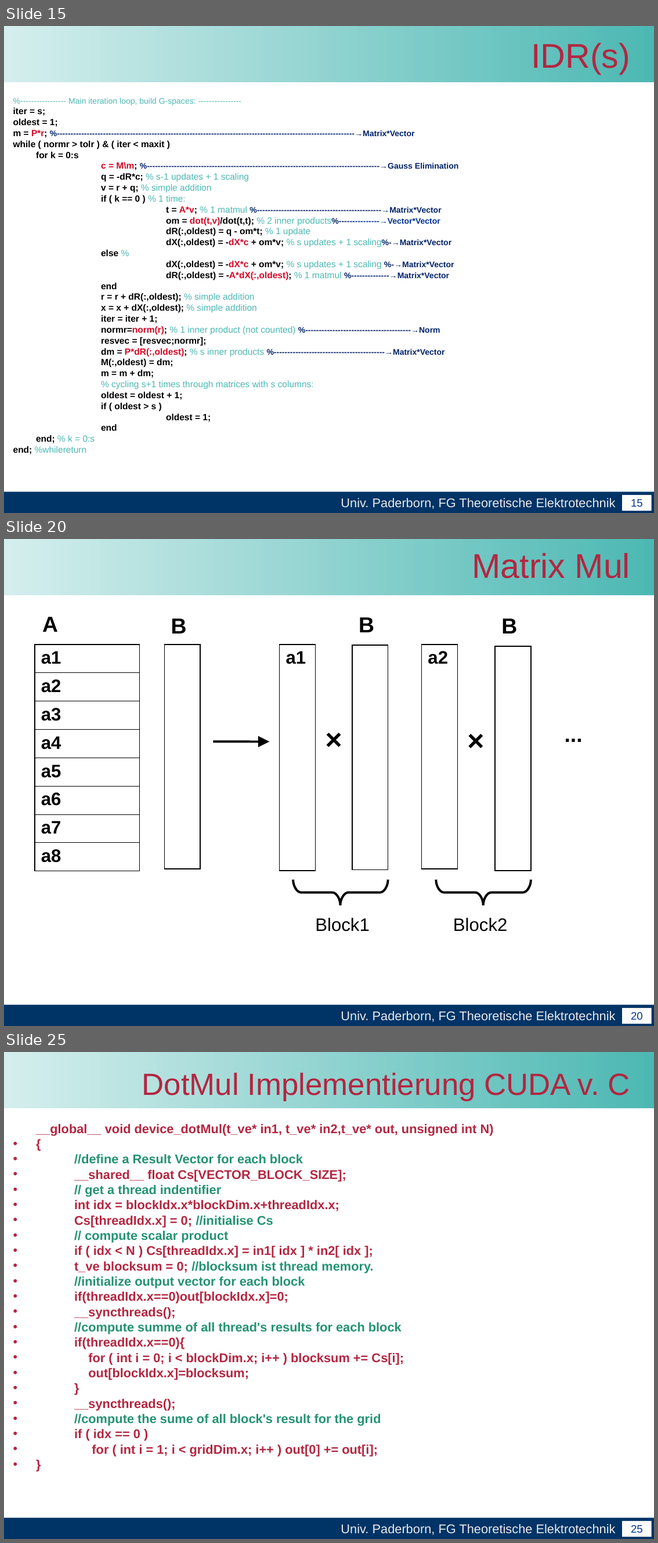
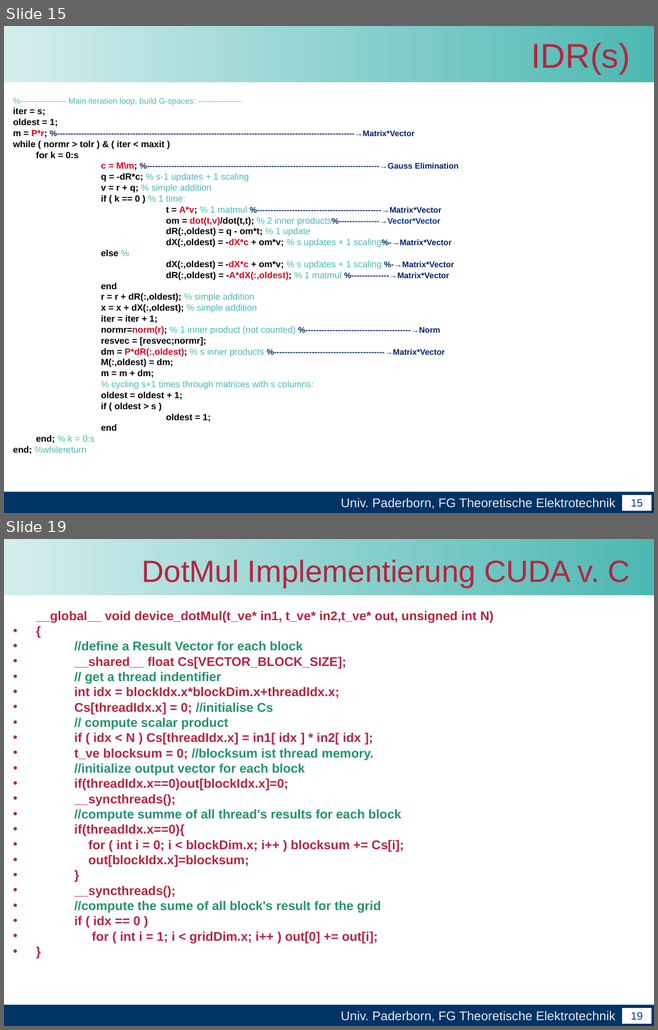
Before and after one commit to unconditional/projektarbeitcuda, a slide deck: Vortrag/Zwischenvortrag der Projektarbeit CUDA(xby).ppt. Shown one above the other, each under a label of ours: slides 15, 20 and 25 before the commit, slides 15 and 19 after it; the slides between them are not shown. The pictures are 658x1543 and 658x1030 pixels, drawn with LibreOffice and Linux fonts; fonts in the diff are those of the drawing; background and template pictures are left out. Boxes give left, top, right and bottom in pixels: in the first picture for what was removed or moved away, otherwise in the second. Text is boxed around its words. In the diff, an @@ line names an element or a change of style, - is before the commit and + after.

```diff
--- a/Vortrag/Zwischenvortrag der Projektarbeit CUDA(xby).ppt
+++ b/Vortrag/Zwischenvortrag der Projektarbeit CUDA(xby).ppt
@@ slide 20 removed at (4,539,654,1026), background #FFFFFF; not listed: 4 template elements that a slide beside it also shows @@
@@ title removed at (472,553,630,578) @@
-Matrix Mul
@@ text removed at (42,617,58,632) @@
-A
@@ text removed at (171,618,187,634) @@
-B
@@ text removed at (358,617,374,632) @@
-B
@@ text removed at (501,618,517,634) @@
-B
@@ table removed at (35,644,139,869), 8 rows, 1 columns @@
-a1
-a2
-a3
-a4
-a5
-a6
-a7
-a8
@@ table removed at (165,644,200,869), 1 rows, 1 columns @@
-
@@ table removed at (280,644,315,871), 1 rows, 1 columns @@
-a1
@@ table removed at (352,646,388,870), 1 rows, 1 columns @@
-
@@ table removed at (421,644,457,869), 1 rows, 1 columns @@
-a2
@@ table removed at (495,646,530,871), 1 rows, 1 columns @@
-
@@ text removed at (318,718,349,759) @@
-×
@@ text removed at (460,719,491,761) @@
-×
@@ text removed at (557,718,589,750) @@
-...
@@ arrow removed from (213, 741) to (269, 741) @@
@@ freeform shape removed at (293,879,387,905) @@
@@ freeform shape removed at (436,879,531,905) @@
@@ text removed at (315,918,369,932) @@
-Block1
@@ text removed at (453,918,507,932) @@
-Block2
@@ what was slide 25 is now slide 19 @@
@@ page number at (630,1012,643,1020): text changed @@
-25
+19
```
Also in this commit, not shown: 2 slides changed, 5 other slides removed.
